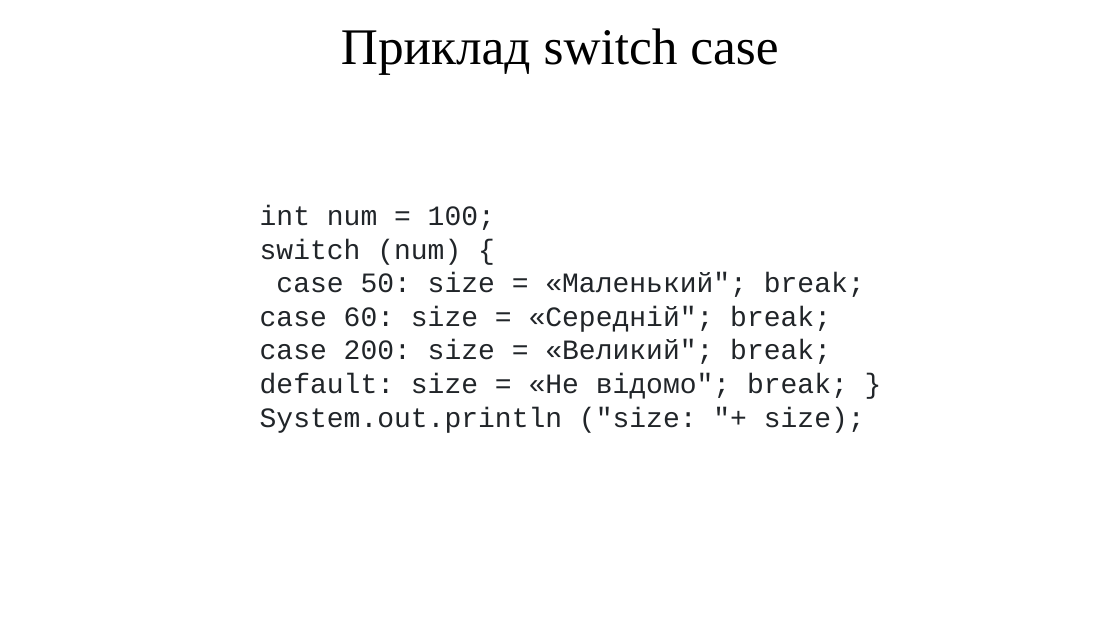
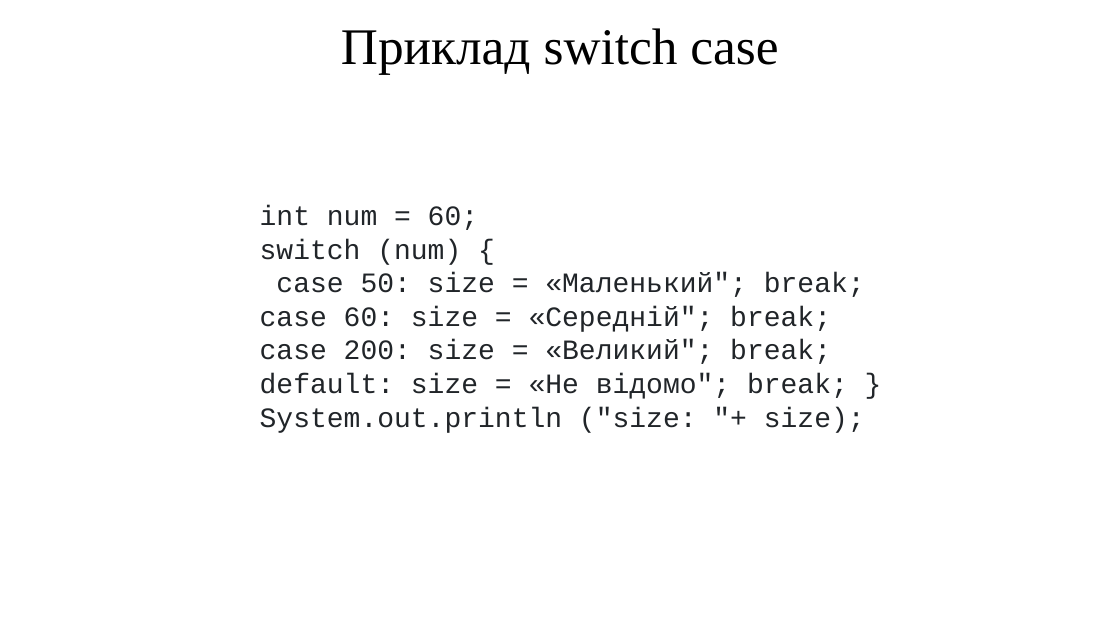
Before and after one commit to arg3ntuum/JavaCourse, a slide deck: slide 8 of Java Урок 3 ifelse switch.pptx. Drawn at 1120x630 pixels with LibreOffice and Linux fonts; fonts in the diff are those of the drawing. Boxes give left, top, right and bottom in pixels: in the first picture for what was removed or moved away, otherwise in the second. Text is boxed around its words. In the diff, an @@ line names an element or a change of style, - is before the commit and + after.

```diff
--- a/Java Урок 3 ifelse switch.pptx
+++ b/Java Урок 3 ifelse switch.pptx
@@ text at bbox=[260, 205, 478, 230]: text changed @@
-int num = 100;
+int num = 60;
```
Also in this commit, not shown: 3 other files.
